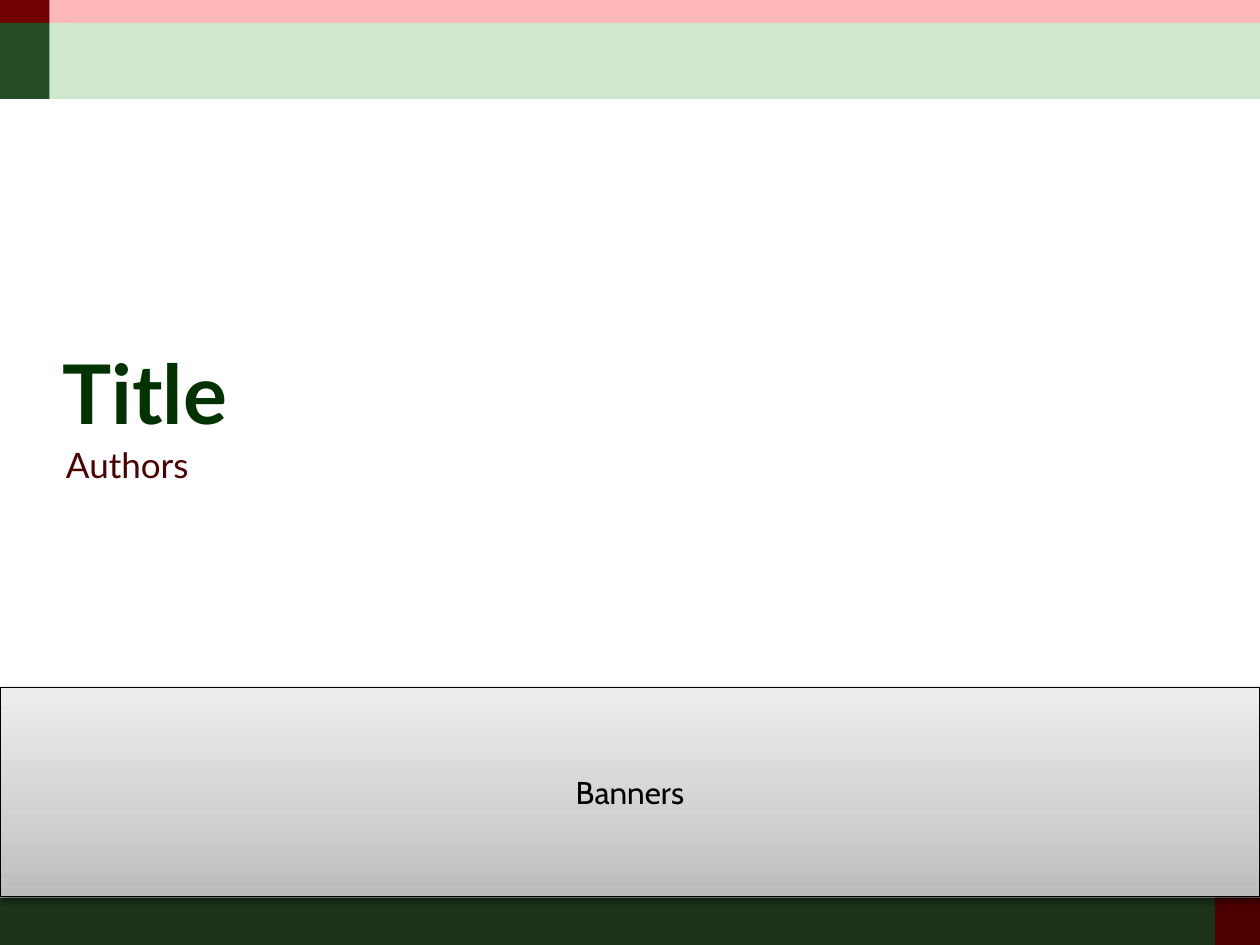
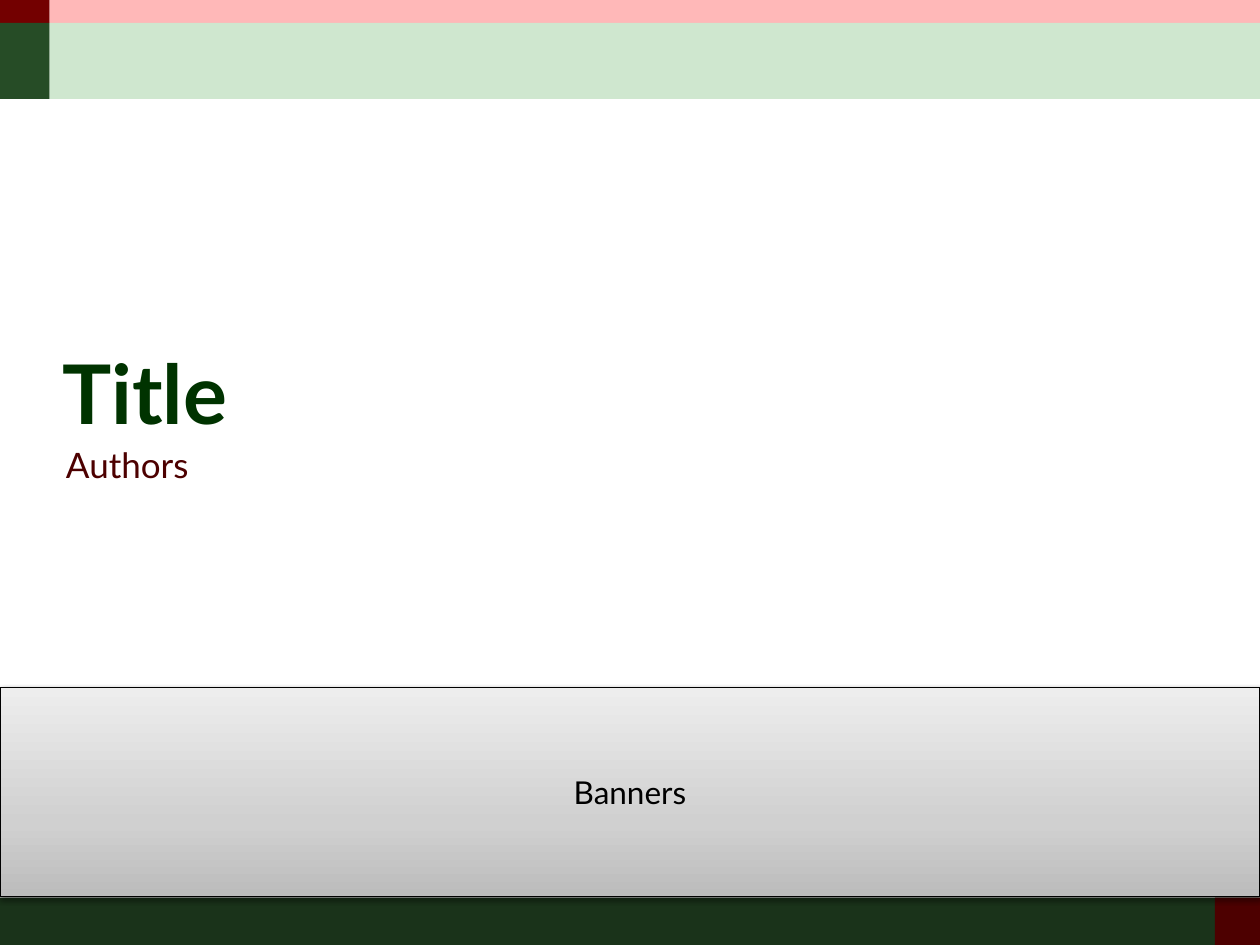
Before and after one commit to lucienzhu/lucienzhu.github.com, a slide deck: slide 1 of files/xlzhuathku_ppt_template.pptx. Drawn at 1260x945 pixels with LibreOffice and Linux fonts; fonts in the diff are those of the drawing. Boxes give left, top, right and bottom in pixels: in the first picture for what was removed or moved away, otherwise in the second. Text is boxed around its words. In the diff, an @@ line names an element or a change of style, - is before the commit and + after.

Commit message:
change ppt template to a better font

```diff
--- a/files/xlzhuathku_ppt_template.pptx
+++ b/files/xlzhuathku_ppt_template.pptx
@@ rectangle "Banners" at (x1=0, y1=688, x2=1260, y2=897): font Cabin to Lato; outline #000000 0.5 pt to #000000 0.75 pt; shadow changed @@
```
Also in this commit, not shown: 3 other slides changed.
